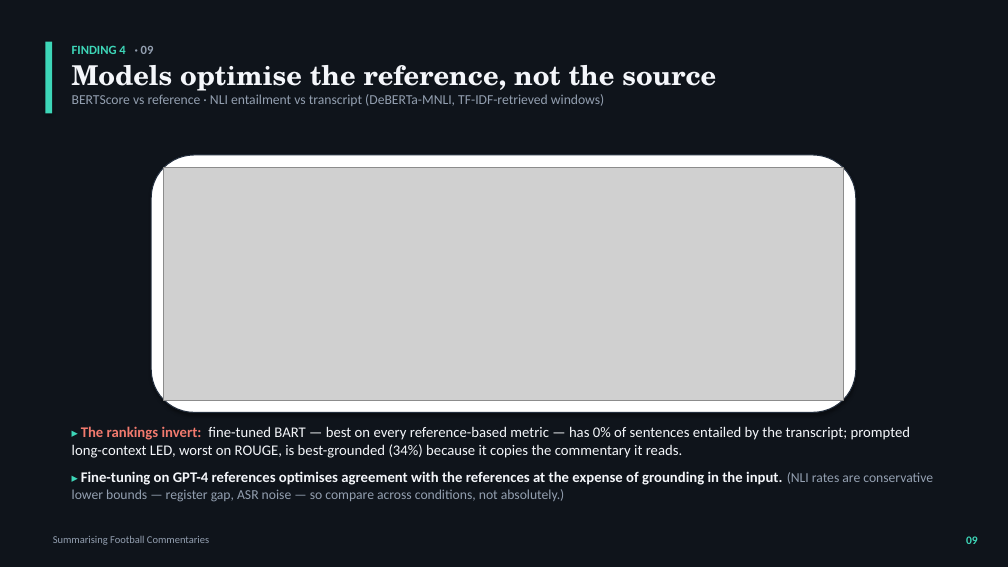
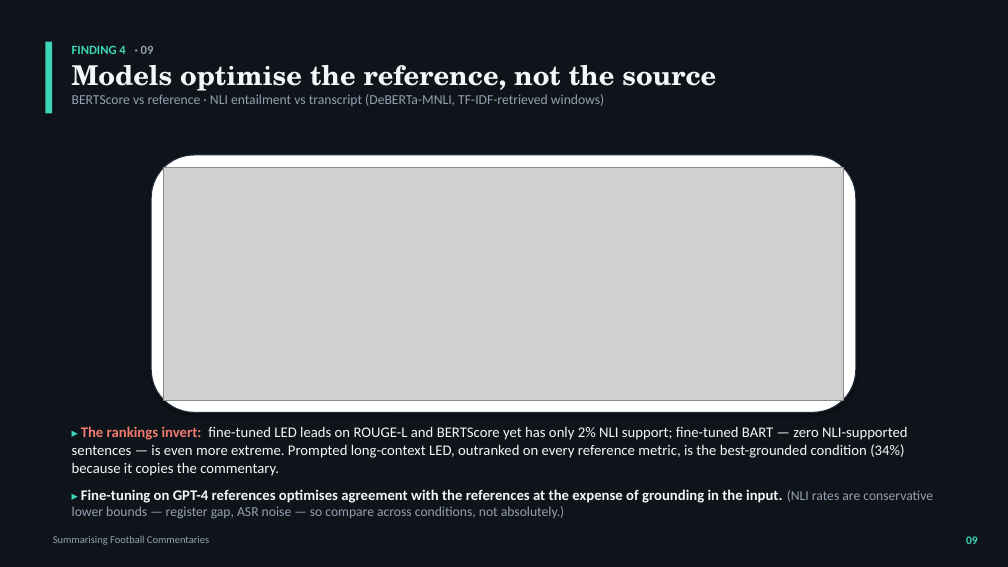
Before and after one commit to christiandalfarra/ANLP_Project, a slide deck: slide 9 of report/slides/ANLP_slides_alt.pptx. Drawn at 1008x567 pixels with LibreOffice and Linux fonts; fonts in the diff are those of the drawing; grey boxes stand for pictures. Boxes give left, top, right and bottom in pixels: in the first picture for what was removed or moved away, otherwise in the second. Text is boxed around its words. In the diff, an @@ line names an element or a change of style, - is before the commit and + after.

```diff
--- a/report/slides/ANLP_slides_alt.pptx
+++ b/report/slides/ANLP_slides_alt.pptx
@@ text at [72, 426, 908, 476]: text changed @@
-▸ The rankings invert: fine-tuned BART — best on every reference-based metric — has 0% of sentences entailed by the transcript; prompted long-context LED, worst on ROUGE, is best-grounded (34%) because it copies the commentary it reads.
+▸ The rankings invert: fine-tuned LED leads on ROUGE-L and BERTScore yet has only 2% NLI support; fine-tuned BART — zero NLI-supported sentences — is even more extreme. Prompted long-context LED, outranked on every reference metric, is the best-grounded condition (34%) because it copies the commentary.
```
Also in this commit, not shown: 1 other slide changed, 5 other files.
